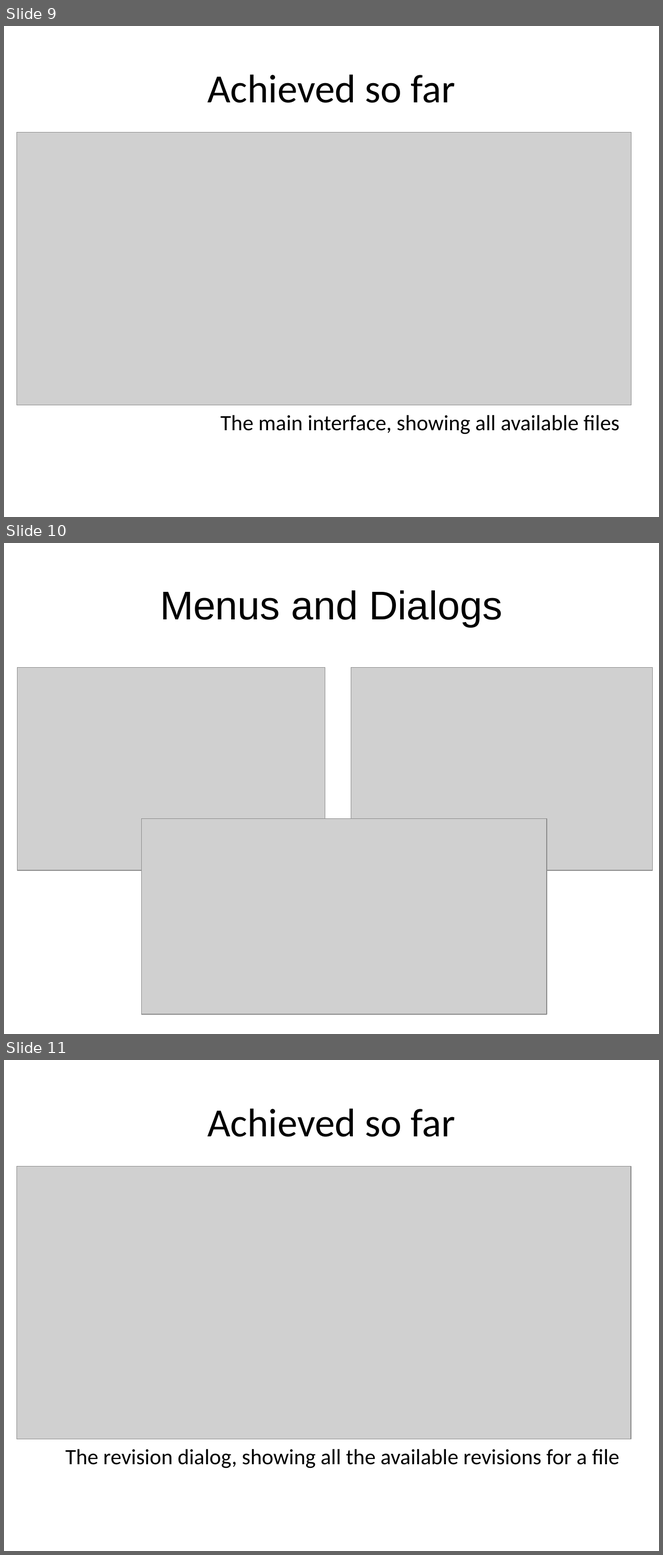
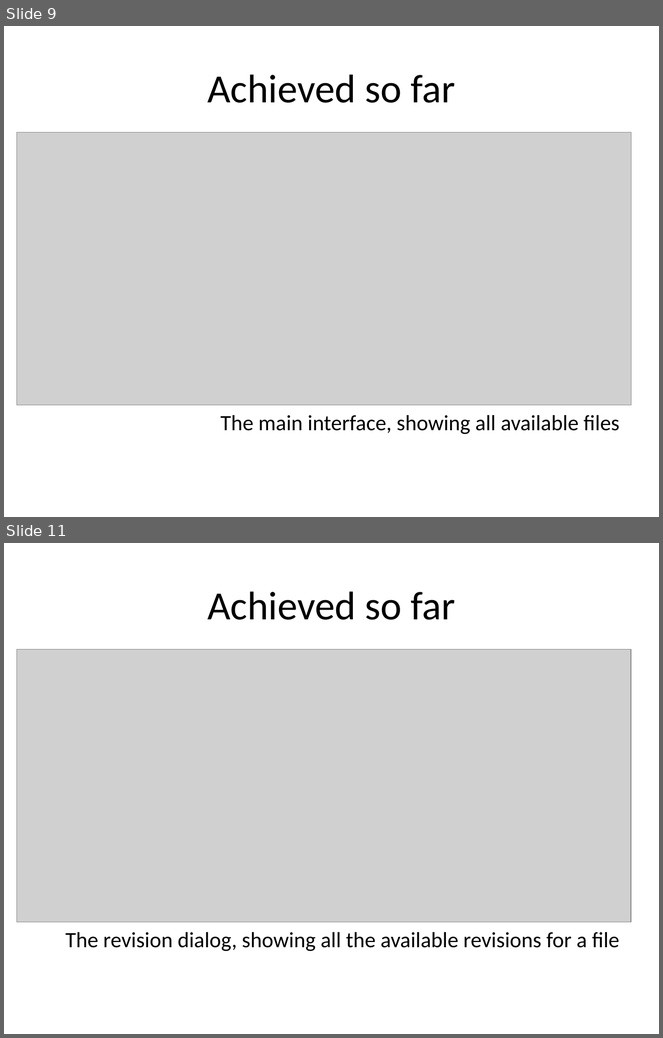
Before and after one commit to KatrinaHoffert/fbms, a slide deck: doc/milestone_6/final_presentation.pptx. Shown one above the other, each under a label of ours: slides 9, 10 and 11 before the commit, slides 9 and 11 after it; the slides between them are not shown. The pictures are 663x1555 and 663x1038 pixels, drawn with LibreOffice and Linux fonts; fonts in the diff are those of the drawing; grey boxes stand for pictures; background and template pictures are left out. Boxes give left, top, right and bottom in pixels: in the first picture for what was removed or moved away, otherwise in the second. Text is boxed around its words. In the diff, an @@ line names an element or a change of style, - is before the commit and + after.

```diff
--- a/doc/milestone_6/final_presentation.pptx
+++ b/doc/milestone_6/final_presentation.pptx
@@ slide 10 removed at box(4, 543, 659, 1034), background picture (left out) @@
@@ text removed at box(160, 590, 503, 627) @@
-Menus and Dialogs
@@ picture removed at box(17, 667, 325, 871) @@
@@ picture removed at box(351, 667, 652, 871) @@
@@ picture removed at box(142, 819, 547, 1015) @@
```
Also in this commit, not shown: 1 slide added.
